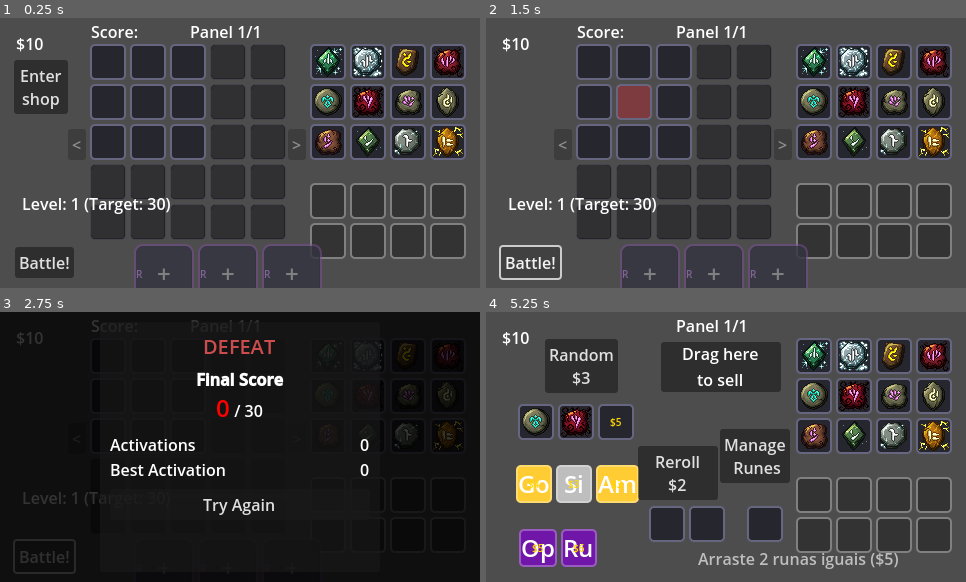
Above: before the commit, frames 1-4 (two rows, left to right).
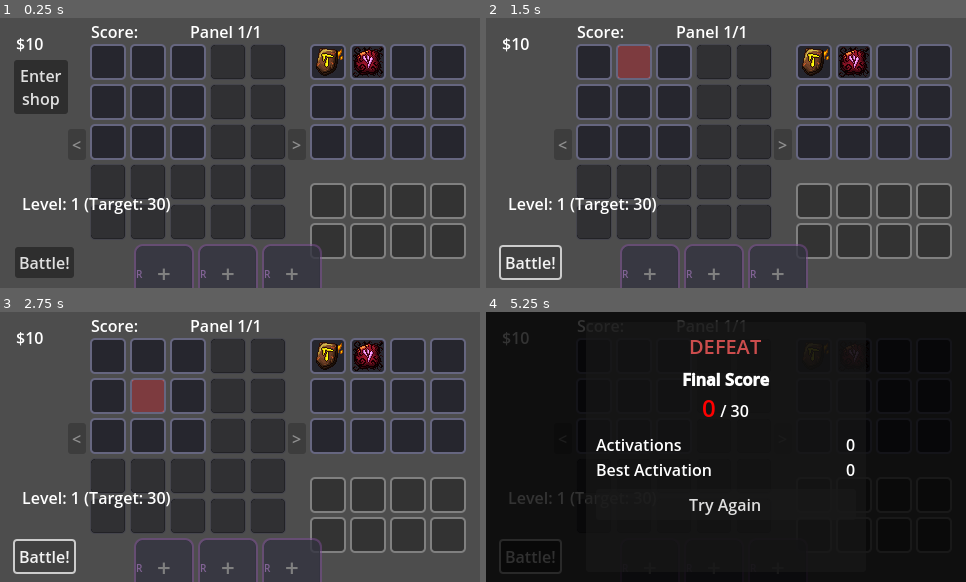
Above: after the commit, the same moments.

Repository: RenatoAAB/Runes
Game: Godot game, scene res://scenes/main.tscn
Two runs of this game, one before a commit and one after it. Both use one fixed random seed, a clock stepped at 60 frames per second and the inputs below.
Inputs (mouse positions are in pixels of both pictures, inside the frame that each line leads up to):
- Up to frame 1 (0.25 s): no input
- Up to frame 2 (1.5 s): click "Battle!" at 0.5 s; click "Battle!" at 1.25 s
- Up to frame 3 (2.75 s): click "Battle!" at 2 s
- Up to frame 4 (5.25 s): click (726, 503) at 2.75 s, where only the run before the commit has a clickable "Try Again"; click (529, 382) at 3.5 s, where only the run before the commit has a clickable "Enter shop"; click (754, 455) at 4.25 s, where only the run before the commit has a clickable "Manage Runes"; click (529, 382) at 5 s, where only the run before the commit has a clickable "Enter shop"

The runs differ from the first frame. In frame 1, 4.7% of the frame differs, in the area x 65-97%, y 10-52%; in frame 2, 6.3%; in frame 3, 98%, in the area x 0-100%, y 0-100%; in frame 4, 96%.

Commit message:
triades, quadras e pequenos ajustes

Diff:
--- a/resources/effects/conditions/condition_is_center.tres
+++ b/resources/effects/conditions/condition_is_center.tres
@@ -1,6 +1,6 @@
-[gd_resource type="Resource" script_class="ConditionGridPosition" load_steps=2 format=3]
+[gd_resource type="Resource" script_class="ConditionGridPosition" load_steps=2 format=3 uid="uid://cc8id3omxqcmt"]
 
-[ext_resource type="Script" path="res://scripts/data/effects/conditions/condition_grid_position.gd" id="1_cond"]
+[ext_resource type="Script" uid="uid://cvsye27cmvyve" path="res://scripts/data/effects/conditions/condition_grid_position.gd" id="1_cond"]
 
 [resource]
 script = ExtResource("1_cond")
--- a/resources/effects/conditions/condition_last_5_same_element.tres
+++ b/resources/effects/conditions/condition_last_5_same_element.tres
@@ -1,6 +1,6 @@
-[gd_resource type="Resource" script_class="ConditionLastNSameElement" load_steps=2 format=3]
+[gd_resource type="Resource" script_class="ConditionLastNSameElement" load_steps=2 format=3 uid="uid://c457yhufia0cy"]
 
-[ext_resource type="Script" path="res://scripts/data/effects/conditions/condition_last_n_same_element.gd" id="1_cond"]
+[ext_resource type="Script" uid="uid://n5j2wtgkw3nn" path="res://scripts/data/effects/conditions/condition_last_n_same_element.gd" id="1_cond"]
 
 [resource]
 script = ExtResource("1_cond")
--- a/resources/effects/payloads/payload_destroy_cluster_and_buff.tres
+++ b/resources/effects/payloads/payload_destroy_cluster_and_buff.tres
@@ -1,8 +1,6 @@
-[gd_resource type="Resource" script_class="PayloadDestroyClusterAndBuff" load_steps=2 format=3]
+[gd_resource type="Resource" script_class="PayloadDestroyClusterAndBuff" load_steps=2 format=3 uid="uid://cl310aaucbkfk"]
 
-[ext_resource type="Script" path="res://scripts/data/effects/payloads/payload_destroy_cluster_and_buff.gd" id="1_payload"]
+[ext_resource type="Script" uid="uid://e64ep7iqcer4" path="res://scripts/data/effects/payloads/payload_destroy_cluster_and_buff.gd" id="1_payload"]
 
 [resource]
 script = ExtResource("1_payload")
-activation_bonus = 1
-include_diagonals = false
--- a/resources/effects/payloads/payload_permanent_score_from_history.tres
+++ b/resources/effects/payloads/payload_permanent_score_from_history.tres
@@ -1,8 +1,6 @@
-[gd_resource type="Resource" script_class="PayloadPermanentScoreFromHistory" load_steps=2 format=3]
+[gd_resource type="Resource" script_class="PayloadPermanentScoreFromHistory" load_steps=2 format=3 uid="uid://dkwnthnmmqlll"]
 
-[ext_resource type="Script" path="res://scripts/data/effects/payloads/payload_permanent_score_from_history.gd" id="1_payload"]
+[ext_resource type="Script" uid="uid://gdosldntslbp" path="res://scripts/data/effects/payloads/payload_permanent_score_from_history.gd" id="1_payload"]
 
 [resource]
 script = ExtResource("1_payload")
-per_activation = 1
-per_unique_rune = -1
--- a/resources/effects/payloads/payload_permanent_score_last_sequence.tres
+++ b/resources/effects/payloads/payload_permanent_score_last_sequence.tres
@@ -1,8 +1,7 @@
-[gd_resource type="Resource" script_class="PayloadAddPermanentScoreLastSequence" load_steps=2 format=3]
+[gd_resource type="Resource" script_class="PayloadAddPermanentScoreLastSequence" load_steps=2 format=3 uid="uid://bmhtsu1q7g5qx"]
 
-[ext_resource type="Script" path="res://scripts/data/effects/payloads/payload_add_permanent_score_last_sequence.gd" id="1_payload"]
+[ext_resource type="Script" uid="uid://6ngf2i6xrdlq" path="res://scripts/data/effects/payloads/payload_add_permanent_score_last_sequence.gd" id="1_payload"]
 
 [resource]
 script = ExtResource("1_payload")
-activation_count = 5
 amount = 10
--- a/resources/effects/payloads/payload_permanent_score_per_destroyed.tres
+++ b/resources/effects/payloads/payload_permanent_score_per_destroyed.tres
@@ -1,6 +1,6 @@
-[gd_resource type="Resource" script_class="PayloadAddPermanentScorePerDestroyed" load_steps=2 format=3]
+[gd_resource type="Resource" script_class="PayloadAddPermanentScorePerDestroyed" load_steps=2 format=3 uid="uid://h4bp36d88o5f"]
 
-[ext_resource type="Script" path="res://scripts/data/effects/payloads/payload_add_permanent_score_per_destroyed.gd" id="1_payload"]
+[ext_resource type="Script" uid="uid://dnwch1tselomr" path="res://scripts/data/effects/payloads/payload_add_permanent_score_per_destroyed.gd" id="1_payload"]
 
 [resource]
 script = ExtResource("1_payload")
--- a/resources/runes/drop_rates.tres
+++ b/resources/runes/drop_rates.tres
@@ -4,7 +4,7 @@
 
 [resource]
 script = ExtResource("1_tbknl")
-common_weight = 0
+common_weight = 200
 uncommon_weight = 100
 rare_weight = 50
 epic_weight = 50
--- a/scenes/main.tscn
+++ b/scenes/main.tscn
@@ -1,37 +1,23 @@
-[gd_scene load_steps=26 format=3 uid="uid://c654112svuun8"]
+[gd_scene load_steps=14 format=3 uid="uid://c654112svuun8"]
 
 [ext_resource type="Script" uid="uid://dq73w8ijdk043" path="res://scripts/main_controller.gd" id="1_eb6dy"]
 [ext_resource type="Script" uid="uid://bg0n7gpcqvw2c" path="res://scripts/logic/game_manager.gd" id="1_o6xl0"]
-[ext_resource type="Script" uid="uid://bmvi2d1q3u4lg" path="res://scripts/logic/grid_manager.gd" id="2_tipki"]
 [ext_resource type="Script" uid="uid://qhromqhnu80e" path="res://scripts/logic/inventory_manager.gd" id="3_85g3d"]
 [ext_resource type="LabelSettings" uid="uid://c7h3yy7bs4ftk" path="res://text/tooltip_settings.tres" id="3_dp3eg"]
-[ext_resource type="Script" uid="uid://pjx26antyjld" path="res://scripts/logic/reader.gd" id="4_choun"]
 [ext_resource type="Script" uid="uid://s48ipf5uo7mv" path="res://scripts/data/rune_data.gd" id="5_muem4"]
 [ext_resource type="PackedScene" uid="uid://dh2haf4uh6kig" path="res://scenes/Slot.tscn" id="5_ya4ey"]
 [ext_resource type="Script" uid="uid://fdnstpi6guoh" path="res://scripts/ui/grid_highlighter.gd" id="6_eb6dy"]
+[ext_resource type="Resource" uid="uid://c6gjg03cc4ok1" path="res://resources/runes/common/rune_fire.tres" id="6_jkv2x"]
 [ext_resource type="Script" uid="uid://c212fo845qvri" path="res://scripts/ui/tooltip_manager.gd" id="7_trceg"]
 [ext_resource type="Script" uid="uid://2lm3cymbdyl3" path="res://scripts/ui/shop_ui.gd" id="11_shop"]
 [ext_resource type="Script" uid="uid://1napf1qi4oou" path="res://scripts/ui/sell_area.gd" id="12_sell"]
-[ext_resource type="Resource" uid="uid://dh6yg1oku5je7" path="res://resources/runes/rare/rune_instability.tres" id="13_og1vs"]
-[ext_resource type="Resource" uid="uid://bbtjk5hmdjtik" path="res://resources/runes/uncommon/rune_erosion.tres" id="14_jscy8"]
-[ext_resource type="Resource" uid="uid://ddl1xxtx0uouu" path="res://resources/runes/uncommon/rune_dust.tres" id="15_pm3ni"]
-[ext_resource type="Resource" uid="uid://b4wy2q1rnl0cb" path="res://resources/runes/rare/rune_stagnation.tres" id="15_vxglm"]
-[ext_resource type="Resource" uid="uid://rti8qrt6p4pg" path="res://resources/runes/rare/rune_sterility.tres" id="16_2f3dj"]
-[ext_resource type="Resource" uid="uid://cv2jfp2qgyt2n" path="res://resources/runes/epic/rune_energy.tres" id="16_2wyq8"]
 [ext_resource type="Resource" uid="uid://b68ko7mf7bcei" path="res://resources/runes/uncommon/rune_obsidian.tres" id="16_og1vs"]
-[ext_resource type="Resource" uid="uid://dawftohoid1yg" path="res://resources/runes/uncommon/rune_mud.tres" id="16_y6deb"]
-[ext_resource type="Resource" uid="uid://brjc7l604yw8u" path="res://resources/runes/legendary/rune_world.tres" id="17_2f3dj"]
-[ext_resource type="Resource" uid="uid://du7qyukvntuwb" path="res://resources/runes/uncommon/rune_cloud.tres" id="17_2wyq8"]
-[ext_resource type="Resource" uid="uid://b0yxbylhw4bix" path="res://resources/runes/uncommon/rune_ice.tres" id="17_og1vs"]
-[ext_resource type="Resource" uid="uid://c45euh0d5cuc1" path="res://resources/runes/epic/rune_machine.tres" id="17_vxglm"]
 [ext_resource type="Resource" uid="uid://drwnsdkkhm5um" path="res://resources/runes/drop_rates.tres" id="18_pm3ni"]
 
-[node name="Main" type="Node2D" node_paths=PackedStringArray("game_manager", "grid_manager", "inventory_manager", "reader", "grid_container", "inventory_contai …(235 unchanged characters)…
+[node name="Main" type="Node2D" node_paths=PackedStringArray("game_manager", "inventory_manager", "grid_container", "inventory_contai …(235 unchanged characters)…
 script = ExtResource("1_eb6dy")
 game_manager = NodePath("Managers/GameManager")
-grid_manager = NodePath("Managers/GridManager")
 inventory_manager = NodePath("Managers/InventoryManager")
-reader = NodePath("Managers/Reader")
 grid_container = NodePath("UI/GameUI/GridContainer")
 inventory_container = NodePath("UI/GameUI/RunesInventoryContainer")
 other_inventory_container = NodePath("UI/GameUI/OtherInventoryContainer")
@@ -51,26 +37,16 @@
 
 [node name="Managers" type="Node" parent="."]
 
-[node name="GameManager" type="Node" parent="Managers" node_paths=PackedStringArray("reader", "inventory_manager", "grid_manager")]
+[node name="GameManager" type="Node" parent="Managers" node_paths=PackedStringArray("inventory_manager")]
 script = ExtResource("1_o6xl0")
-reader = NodePath("../Reader")
 inventory_manager = NodePath("../InventoryManager")
-grid_manager = NodePath("../GridManager")
 base_target_score = 30
-initial_runes = Array[ExtResource("5_muem4")]([ExtResource("17_og1vs"), ExtResource("17_2wyq8"), ExtResource("16_y6deb"), ExtResource("14_jscy8"), ExtResource("15_pm3ni"), ExtResource("16_og1vs"), ExtResource("13_og1vs"), ExtResource("15_vxglm"), ExtResource("16_2f3dj"), ExtResource("16_2wyq8"), ExtResource("17_vxglm"), ExtResource("17_2f3dj")])
+initial_runes = Array[ExtResource("5_muem4")]([ExtResource("6_jkv2x"), ExtResource("16_og1vs")])
 rune_drop_rates = ExtResource("18_pm3ni")
-
-[node name="GridManager" type="Node" parent="Managers"]
-script = ExtResource("2_tipki")
 
 [node name="InventoryManager" type="Node" parent="Managers"]
 script = ExtResource("3_85g3d")
 max_slots = 12
-
-[node name="Reader" type="Node" parent="Managers" node_paths=PackedStringArray("grid_manager")]
-script = ExtResource("4_choun")
-grid_manager = NodePath("../GridManager")
-step_delay = 0.2
 
 [node name="UI" type="CanvasLayer" parent="." groups=["ui_layer"]]
 
@@ -498,9 +474,8 @@
 horizontal_alignment = 1
 vertical_alignment = 1
 
-[node name="GridHighlighter" type="Node" parent="UI" node_paths=PackedStringArray("grid_manager") groups=["grid_highlighter"]]
+[node name="GridHighlighter" type="Node" parent="UI" groups=["grid_highlighter"]]
 script = ExtResource("6_eb6dy")
-grid_manager = NodePath("../../Managers/GridManager")
 
 [node name="TooltipManager" type="Control" parent="UI" groups=["tooltip_manager"]]
 layout_mode = 3
--- a/scripts/logic/game_manager.gd
+++ b/scripts/logic/game_manager.gd
@@ -12,9 +12,25 @@
 ## Alias for backwards compatibility - use GameEnums.GamePhase directly
 const GamePhase = GameEnums.GamePhase
 
-@export var reader: Reader
+## Reader is now obtained from the active panel via PanelManager
+var reader: Reader:
+	get:
+		if _panel_manager:
+			var panel = _panel_manager.get_active_panel()
+			if panel:
+				return panel.reader
+		return null
+
+## GridManager is now obtained from the active panel via PanelManager
+var grid_manager: GridManager:
+	get:
+		if _panel_manager:
+			var panel = _panel_manager.get_active_panel()
+			if panel:
+				return panel.grid_manager
+		return null
+
 @export var inventory_manager: InventoryManager
-@export var grid_manager: GridManager
 
 # Curve settings
 @export var base_target_score: int = 50
@@ -31,26 +47,69 @@
 var available_runes: Array[RuneData]
 @export var rune_drop_rates: RuneDropRates
 var _panel_manager: PanelManager = null
+var _main_controller: Node = null  # Reference set during initialization
+
+
+## Set the PanelManager reference directly (called by MainController)
+func set_panel_manager(pm: PanelManager) -> void:
+	if _panel_manager == pm:
+		return
+	_panel_manager = pm
+	print("[GameManager] PanelManager reference set (panels=%d)" % pm.panels.size())
+	if _panel_manager and not _panel_manager.all_panels_completed.is_connected(_on_battle_finished):
+		_panel_manager.all_panels_completed.connect(_on_battle_finished)
+
 
 func _ready() -> void:
+	print("[GameManager] Initialization starting...")
 	add_to_group("game_manager")
-	if reader:
-		reader.sequence_finished.connect(_on_battle_finished)
-	_bind_panel_manager()
+
+	# Validate required exports
+	assert(inventory_manager != null, "GameManager: inventory_manager export is required")
+
+	# Reader signal connection is now handled by PanelManager
 
 	# Load all runes dynamically if not set in inspector
 	if available_runes.is_empty():
 		_load_all_runes()
 
-	# Start the game loop
-	# In a real scene, we might wait for a "Start" button or main menu.
-	# For this task, we auto-start.
+	print("[GameManager] Waiting for MainController initialization...")
+	# Wait for MainController to complete initialization before starting game
+	# This ensures PanelManager and other dependencies are ready
+	_wait_for_initialization()
+
+
+## Wait for MainController initialization before starting game
+func _wait_for_initialization() -> void:
+	# Try to find MainController
+	var main_controller = get_tree().get_first_node_in_group("main_controller")
+	if main_controller:
+		_main_controller = main_controller
+		# Check if it has initialization_complete signal
+		if main_controller.has_signal("initialization_complete"):
+			# Connect and wait
+			if not main_controller.initialization_complete.is_connected(_on_main_controller_ready):
+				main_controller.initialization_complete.connect(_on_main_controller_ready, CONNECT_ONE_SHOT)
+			return
+
+	# Fallback: if MainController not found or no signal, use deferred call
+	push_warning("GameManager: MainController not found, using deferred start_game")
 	call_deferred("start_game")
+
+
+func _on_main_controller_ready() -> void:
+	print("[GameManager] MainController ready signal received")
+	# Validate that PanelManager was set
+	if not _panel_manager:
+		push_error("GameManager: PanelManager was not set by MainController!")
+	# MainController is fully initialized, safe to start game
+	start_game()
 
 
 func _bind_panel_manager() -> void:
 	if _panel_manager:
 		return
+	# Fallback: try to find via group if not set directly
 	var node = get_tree().get_first_node_in_group("panel_manager")
 	if node and node is PanelManager:
 		_panel_manager = node
@@ -59,6 +118,7 @@
 
 func _load_all_runes() -> void:
 	var rune_folders = [
+		"res://resources/runes/common/",
 		"res://resources/runes/uncommon/",
 		"res://resources/runes/rare/",
 		"res://resources/runes/epic/",
@@ -85,22 +145,33 @@
 func start_game() -> void:
 	current_level = 1
 	is_initial_setup = true
-	grid_manager.clear_grid()
 	_bind_panel_manager()
+
 	if _panel_manager:
 		_panel_manager.full_reset_all_panels()
+
+	# Clear all grids via panel manager (grid_manager getter may return null before panels are ready)
+	if grid_manager:
+		grid_manager.clear_grid()
 
 	# Reset run statistics (including money) when starting a new game
 	var stats = get_node_or_null("/root/Stats")
 	if stats and stats.has_method("start_new_run"):
 		stats.start_new_run()
 
+	# Refresh shop inventory at game start
+	_refresh_shop_after_victory()
+
 	_setup_initial_inventory()
 	# start_level() is now called by select_rune_reward after the player makes their choice.
 
 func start_level() -> void:
 	is_initial_setup = false
 	current_target_score = _calculate_target_score(current_level)
+
+	# Refresh shop inventory at the start of each level
+	_refresh_shop_after_victory()
+
 	current_phase = GamePhase.PLANNING
 	phase_changed.emit(current_phase)
 	level_started.emit(current_level, current_target_score)
@@ -111,21 +182,18 @@
 		print("Cannot start battle. Current phase: %s" % GamePhase.keys()[current_phase])
 		return
 
-	_bind_panel_manager()
-
 	current_phase = GamePhase.BATTLE
 	phase_changed.emit(current_phase)
 
 	# Delegate battle flow to PanelManager (supports multi-panel even with one panel)
-	var panel_manager = get_tree().get_first_node_in_group("panel_manager")
-	if panel_manager and panel_manager.has_method("start_multi_panel_battle"):
-		panel_manager.start_multi_panel_battle()
+	if _panel_manager and _panel_manager.has_method("start_multi_panel_battle"):
+		_panel_manager.start_multi_panel_battle()
 	else:
 		# Fallback: start reader directly if no panel manager is present
 		if reader:
 			reader.start_sequence()
 		else:
-			print("No reader or panel manager available to start battle")
+			push_error("No reader or panel manager available to start battle")
 
 ## Reference to current result screen (if any)
 var _result_screen: BattleResultScreen = null
@@ -176,6 +244,9 @@
 
 	# Grant money reward for winning
 	_grant_victory_money()
+
+	# Refresh shop after victory
+	_refresh_shop_after_victory()
 
 	# Go to planning phase (shop is available during planning)
 	_finish_level_transition()
@@ -196,6 +267,17 @@
 		event_bus.emit(event)
 
 	print("Granted $%d for winning level %d" % [total_reward, current_level])
+
+
+func _refresh_shop_after_victory() -> void:
+	# Use direct reference to MainController if available
+	if _main_controller and _main_controller.has_method("refresh_shop"):
+		_main_controller.refresh_shop()
+	else:
+		# Fallback: find via group
+		var main_controller = get_tree().get_first_node_in_group("main_controller")
+		if main_controller and main_controller.has_method("refresh_shop"):
+			main_controller.refresh_shop()
 
 
 func _handle_loss() -> void:
--- a/scripts/logic/panel_manager.gd
+++ b/scripts/logic/panel_manager.gd
@@ -54,7 +54,10 @@
 ## Initialize with default panel configuration
 func initialize_default() -> void:
 	if panels.size() > 0:
+		print("[PanelManager] Already initialized with %d panels" % panels.size())
 		return  # Already initialized
+
+	print("[PanelManager] Creating default panel configuration...")
 
 	# Create the first panel (always unlocked)
 	var first_panel_data = _create_default_panel_data(0)
@@ -67,6 +70,8 @@
 		var panel_data = _create_default_panel_data(i)
 		var panel = PanelInstance.new(panel_data, i)
 		add_panel(panel)
+
+	print("[PanelManager] Created %d panels (1 unlocked, %d locked)" % [panels.size(), panels.size() - 1])
 
 
 ## Create default panel data for a given index
--- a/scripts/main_controller.gd
+++ b/scripts/main_controller.gd
@@ -4,11 +4,17 @@
 ## The "Glue" script that connects Logic to UI.
 ## Attaches to the Root Node of the Main Scene.
 
+## Emitted when all managers and UI are initialized and ready
+signal initialization_complete
+
 @export_group("Managers")
 @export var game_manager: GameManager
-@export var grid_manager: GridManager
 @export var inventory_manager: InventoryManager
-@export var reader: Reader
+
+## GridManager and Reader are obtained from the active panel via PanelManager
+## These are set by _bind_active_panel_nodes()
+var grid_manager: GridManager = null
+var reader: Reader = null
 
 @export_group("UI Containers")
 @export var grid_container: Control # GridContainer
@@ -54,6 +60,15 @@
 var _stats_display: StatsDisplay = null
 
 func _ready() -> void:
+	print("[MainController] Initialization starting...")
+
+	# Add to main_controller group
+	add_to_group("main_controller")
+
+	# Validate required exports
+	assert(game_manager != null, "MainController: game_manager export is required")
+	assert(inventory_manager != null, "MainController: inventory_manager export is required")
+
 	# Wait for managers to be ready
 	# await get_tree().process_frame
 
@@ -120,19 +135,44 @@
 		tooltip_manager.label_settings = default_tooltip_label_settings
 		# RichTextLabel doesn't support label_settings directly, so we rely on TooltipManager to handle it.
 
+	# Pass PanelManager reference to GameManager for direct access
+	if game_manager and _panel_manager:
+		game_manager.set_panel_manager(_panel_manager)
+		print("[MainController] PanelManager reference passed to GameManager")
+
+	print("[MainController] Initialization complete!")
+	# Signal that initialization is complete - GameManager waits for this
+	initialization_complete.emit()
+
+
+## Refresh shop inventory (called after victory or manual reroll)
+func refresh_shop() -> void:
+	if not _shop_manager:
+		push_warning("MainController.refresh_shop() called but _shop_manager is null")
+		return
+	if not game_manager:
+		push_warning("MainController.refresh_shop() called but game_manager is null")
+		return
+	_shop_manager.refresh_shop(game_manager.current_level)
+
 
 ## Initialize the panel management system
 func _initialize_panel_system() -> void:
+	print("[MainController] Initializing panel system...")
+
 	# Create PanelManager
 	_panel_manager = PanelManager.new()
 	_panel_manager.name = "PanelManager"
 	add_child(_panel_manager)
 	_panel_manager.add_to_group("panel_manager")
 	_panel_manager.initialize_default()
+	print("[MainController] PanelManager created with %d panels" % _panel_manager.panels.size())
+
 	# Instantiate grids/readers for unlocked panels at game start
 	var initial_step_delay = reader.step_delay if reader else -1.0
 	_panel_manager.setup_all_panels(self, initial_step_delay)
 	_bind_active_panel_nodes()
+	print("[MainController] Panel nodes bound (grid_manager=%s, reader=%s)" % [grid_manager != null, reader != null])
 
 	# Connect panel manager signals
 	_panel_manager.panel_switched.connect(_on_panel_switched)
@@ -146,6 +186,11 @@
 	# Connect ExtraInventory signals for UI updates
 	_extra_inventory.inventory_changed.connect(_on_extra_inventory_updated)
 	_update_other_inventory_display()
+
+	# Create ShopManager early so it's available for refresh_shop calls
+	_shop_manager = ShopManager.new()
+	_shop_manager.name = "ShopManager"
+	add_child(_shop_manager)
 
 
 ## Bind grid/reader references and signals to the currently active panel
@@ -701,11 +746,10 @@
 	if money_label:
 		money_label.visible = true
 
-	# Create shop manager if needed
+	# ShopManager is now created in _initialize_panel_system()
 	if not _shop_manager:
-		_shop_manager = ShopManager.new()
-		_shop_manager.name = "ShopManager"
-		add_child(_shop_manager)
+		push_error("MainController._show_shop() called but _shop_manager was not initialized!")
+		return
 
 	# Use shop UI from scene (assigned via @export)
 	if shop_ui:
@@ -723,9 +767,9 @@
 		if not shop_ui.view_panel_requested.is_connected(_on_view_panel_requested):
 			shop_ui.view_panel_requested.connect(_on_view_panel_requested)
 
-		# Initialize with shop manager
+		# Initialize with shop manager (but don't refresh shop items yet)
 		var level = game_manager.current_level if game_manager else 1
-		shop_ui.initialize(_shop_manager, level)
+		shop_ui.initialize(_shop_manager, level, false)
 		shop_ui.visible = true
 	else:
 		push_warning("MainController: shop_ui not assigned in scene!")
--- a/scripts/ui/shop_ui.gd
+++ b/scripts/ui/shop_ui.gd
@@ -83,10 +83,11 @@
 	_setup_sell_area()
 
 
-func initialize(manager: ShopManager, player_level: int = 1) -> void:
+func initialize(manager: ShopManager, player_level: int = 1, refresh_now: bool = true) -> void:
 	shop_manager = manager
 	_connect_shop_manager_signals()
-	shop_manager.refresh_shop(player_level)
+	if refresh_now:
+		shop_manager.refresh_shop(player_level)
 
 
 func _on_shop_updated() -> void:
Not shown: 1 places in resources/runes/epic/rune_energy.tres that only renumber resources
Not shown: 1 places in resources/runes/epic/rune_machine.tres that only renumber resources
Not shown: 1 places in resources/runes/rare/rune_instability.tres that only renumber resources
Not shown: 1 places in resources/runes/rare/rune_stagnation.tres that only renumber resources
Not shown: 1 places in resources/runes/rare/rune_sterility.tres that only renumber resources
